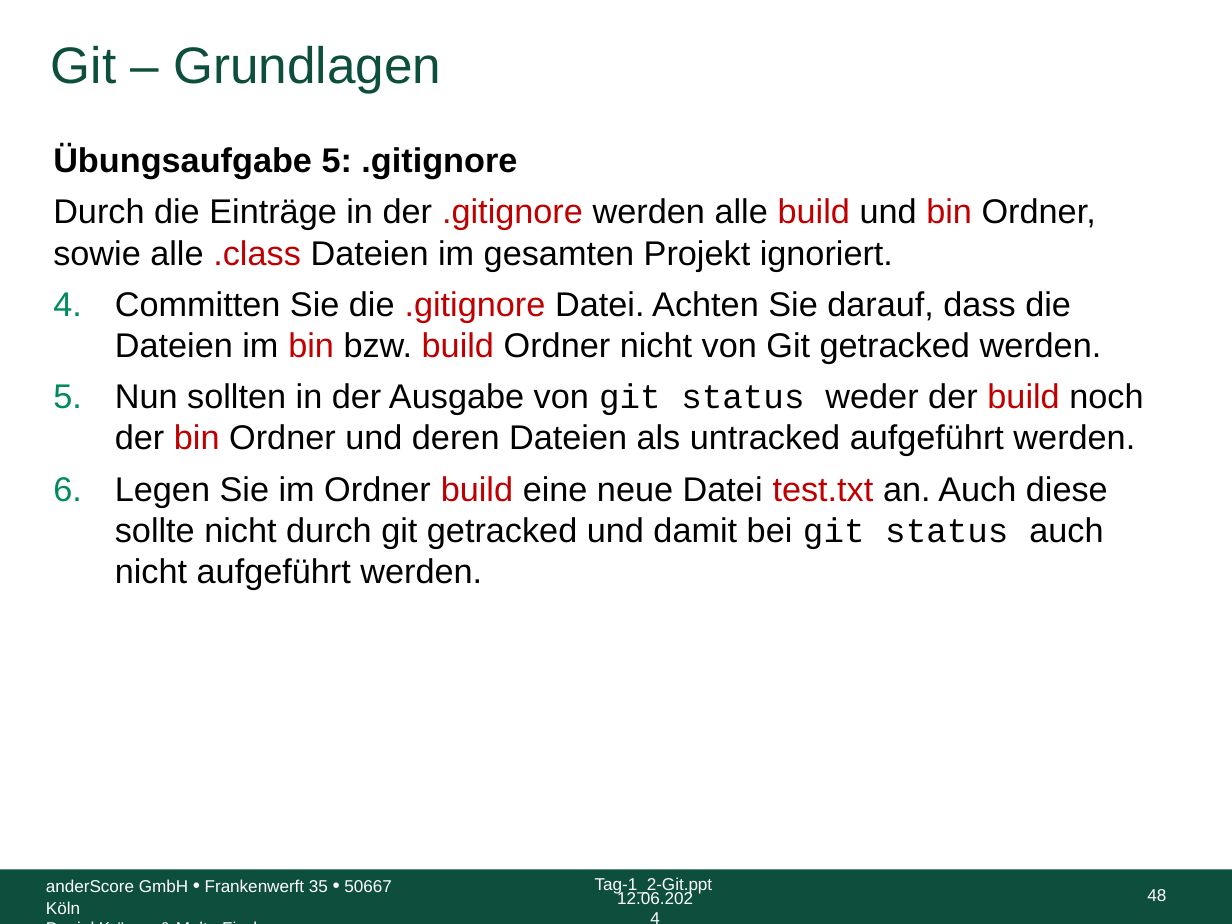
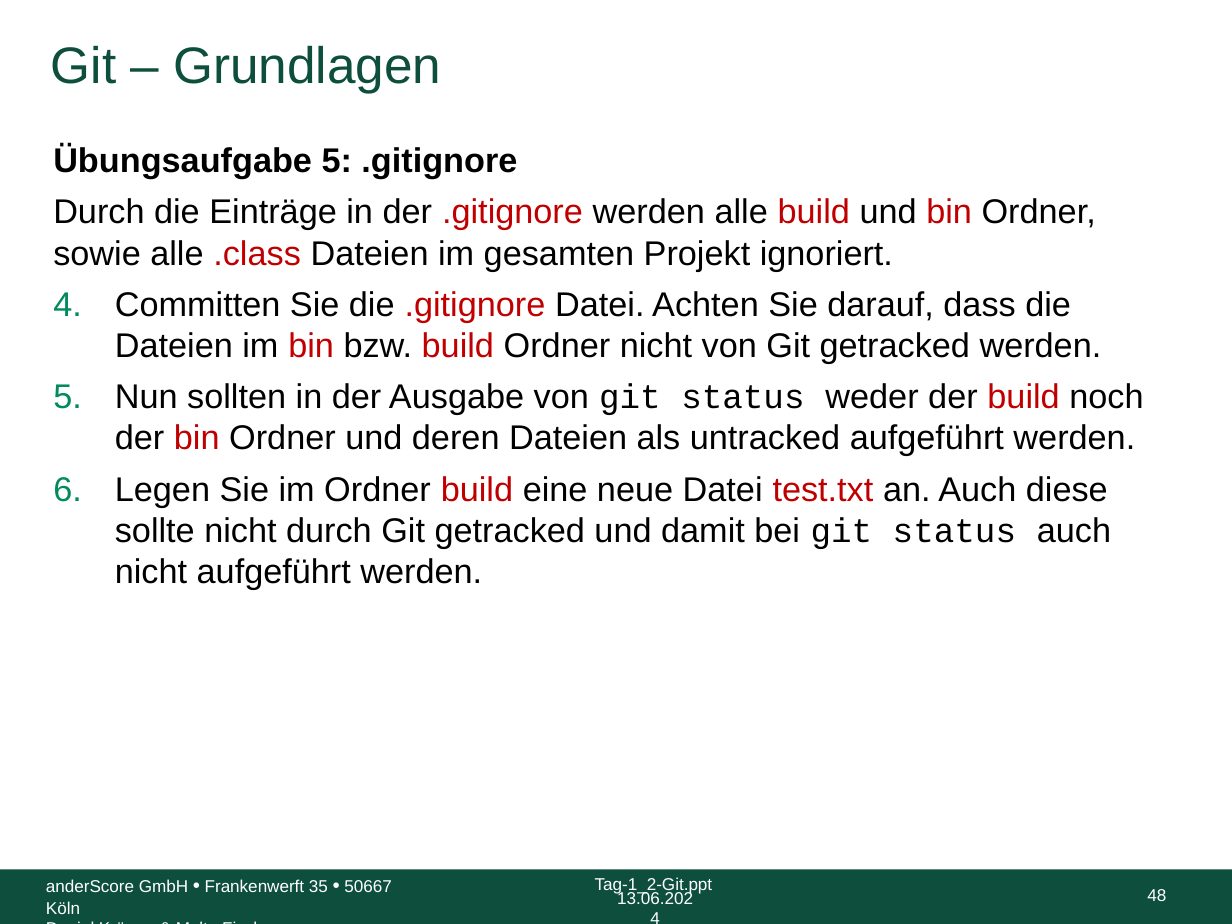
Before and after one commit to anderscore-gmbh/gitlab, a slide deck: slide 48 of slides/Tag-1_2-Git.pptx. Drawn at 1232x924 pixels with LibreOffice and Linux fonts; fonts in the diff are those of the drawing; background and template pictures are left out. Boxes give left, top, right and bottom in pixels: in the first picture for what was removed or moved away, otherwise in the second. Text is boxed around its words. In the diff, an @@ line names an element or a change of style, - is before the commit and + after.

```diff
--- a/slides/Tag-1_2-Git.pptx
+++ b/slides/Tag-1_2-Git.pptx
@@ text at [115, 476, 1111, 590]: text changed @@
-6. Legen Sie im Ordner build eine neue Datei test.txt an. Auch diese sollte nicht durch git getracked und damit bei git status auch nicht aufgeführt werden.
+6. Legen Sie im Ordner build eine neue Datei test.txt an. Auch diese sollte nicht durch Git getracked und damit bei git status auch nicht aufgeführt werden.
@@ text at [617, 890, 693, 904]: text changed @@
-12.06.2024
+13.06.2024
```
Also in this commit, not shown: 79 other slides changed, 1 other file.
